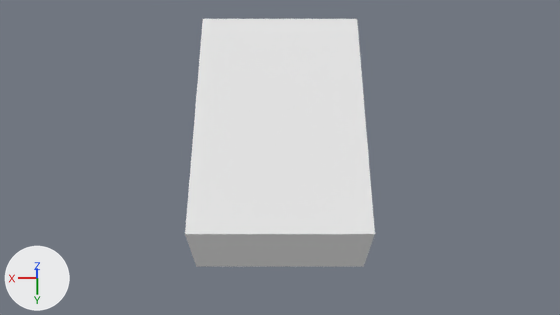
Renders of the Blender file blender/mastermind.blend from each side of a commit.
One viewpoint serves both versions: the file's camera 'Camera'. The axes (+X, +Y, +Z) are drawn at lower left. The lights are the same throughout.

In view in the first picture: 'Masermind'.
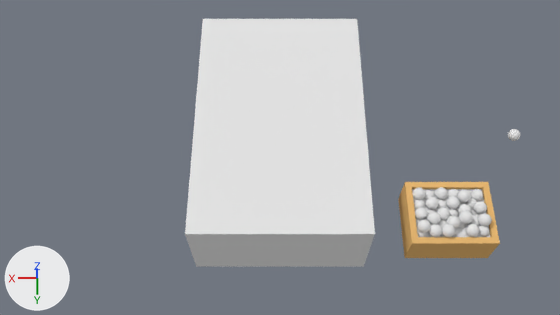
The newer file is also turned or shifted as a whole; pictures and numbers use the older file's frame.

Pixel boxes [x1, y1, x2, y2] of what changed, in the pictures (560 x 315 px):
'Box', added (orange): after [398, 182, 500, 258]
'Ball_slew', added: after [412, 187, 492, 237]
'Ball', added: after [508, 129, 521, 141]

Patch to the scene script:
```diff
--- a/blender/mastermind.blend.py
+++ b/blender/mastermind.blend.py
@@ mat_material_003 @@
+mat_material_003 = diffuse_material('Material.003')
+mat_material_003.base_color = (0.8, 0.474, 0.168)  # orange #e7b772
@@ mat_material_002 @@
+mat_material_002 = diffuse_material('Material.002')
+mat_material_002.base_color = (0.8, 0.8, 0.8)  # white #e7e7e7
@@ me_ball @@
+me_ball.from_pydata(...)  # a UV sphere (32 segments, 16 rings, poles along z) spanning x -1.0..1.0, y -1.0..1.0, z -1.0..1.0
@@ me_cube @@
+me_cube.from_pydata(...)  # 16 vertices, 13 faces; spans x -1.0..1.0, y -1.05..1.05, z 0.0..2.0
+me_cube.materials.append(mat_material_003)  # its picture is missing
@@ me_ball_slew @@
+me_ball_slew.from_pydata(...)  # 17842 vertices, 18950 faces; spans x -1.02..1.01, y -1.01..1.02, z 0.32..3.44
+me_ball_slew.materials.append(mat_material_002)  # white #e7e7e7
@@ ob_ball @@
+ob_ball = bpy.data.objects.new('Ball', me_ball)
+ob_ball.location = (-2.956, -0.084, 0.427)
+ob_ball.scale = (0.075, 0.075, 0.075)
@@ ob_box @@
+ob_box = bpy.data.objects.new('Box', me_cube)
+ob_box.location = (-2.0, 1.0, 0.0)
+ob_box.scale = (0.5, 0.375, 0.235)
@@ ob_ball_slew @@
+ob_ball_slew = bpy.data.objects.new('Ball_slew', me_ball_slew)
+ob_ball_slew.location = (-2.0, 1.0, 0.0)
+ob_ball_slew.scale = (0.425, 0.319, 0.183)
```
